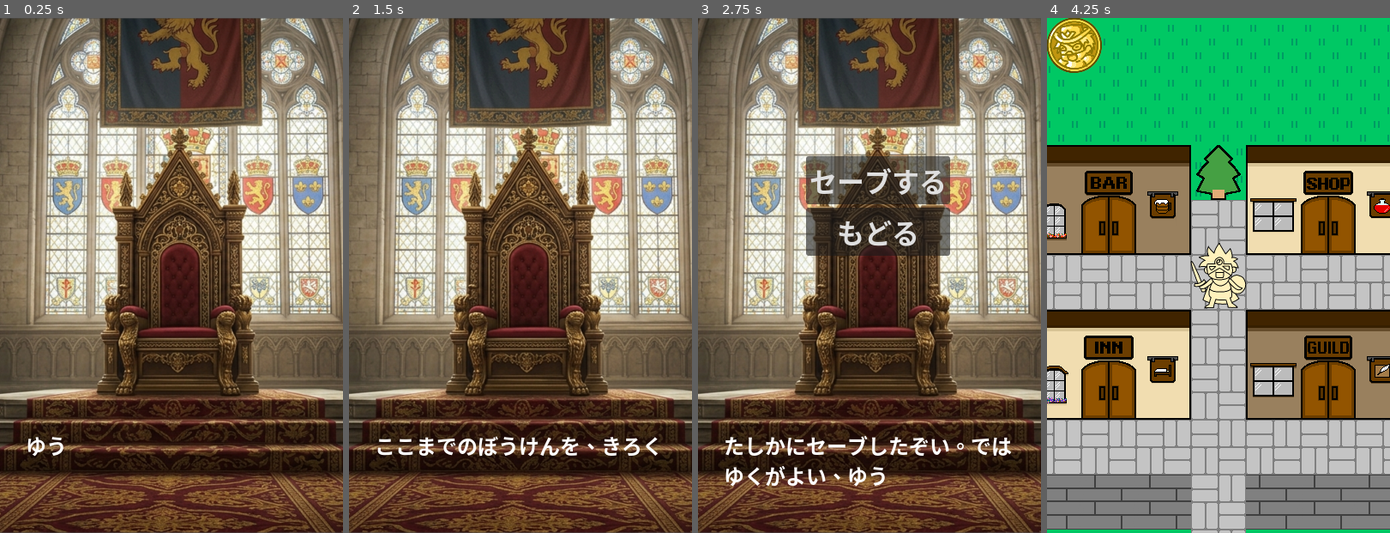
Above: before the commit, frames 1-4 (left to right).
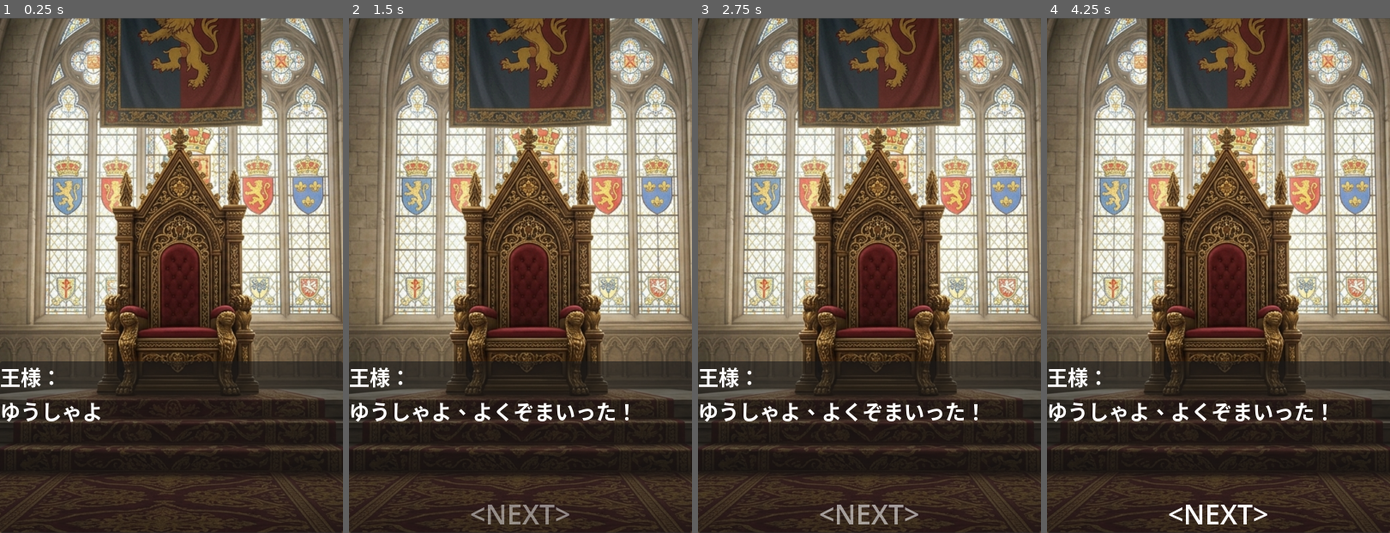
Above: after the commit, the same moments.

Repository: allgorilla/jutegame
Game: Godot game, scene res://scenes/CastleScene.tscn
The game is run twice, just before and just after one commit, with the same random seed, the same clock (stepped at 60 frames per second) and the same inputs. This scene is started directly instead of the project's main scene.
Inputs (mouse positions are in pixels of both pictures, inside the frame that each line leads up to):
- Up to frame 1 (0.25 s): no input
- Up to frame 2 (1.5 s): move the mouse to (595, 249) at 0.52 s; click (595, 249) at 0.67 s; move the mouse to (451, 301) at 1.27 s; click (451, 301) at 1.42 s
- Up to frame 3 (2.75 s): click (876, 182) at 2 s, where only the run before the commit has a clickable "セーブする"
- Up to frame 4 (4.25 s): click (1225, 234) at 2.75 s, where only the run before the commit has a clickable "もどる"; move the mouse to (1252, 162) at 3.52 s; click (1252, 162) at 3.67 s

The runs differ from the first frame. In frame 1, 19% of the frame differs, in the area x 0-100%, y 66-100%; in frame 2, 20%; in frame 3, 27%; in frame 4, 97%, in the area x 0-100%, y 0-100%.

Commit message:
メッセージを１文字づつ表示。

Diff:
--- a/project.godot
+++ b/project.godot
@@ -19,6 +19,7 @@
 
 Global="*uid://d2dcunp0yyel7"
 NetworkManager="*uid://hee1amm6wv35"
+MessageManager="*uid://db1nmu0xdahci"
 
 [display]
 
--- a/scenes/CastleScene.tscn
+++ b/scenes/CastleScene.tscn
@@ -24,57 +24,78 @@
 
 [node name="KingSprite" type="Sprite2D" parent="." unique_id=1314291357]
 
-[node name="UI" type="CanvasLayer" parent="." unique_id=1176141477]
+[node name="CanvasLayer" type="CanvasLayer" parent="." unique_id=797868029]
 
-[node name="MessageWindow" type="NinePatchRect" parent="UI" unique_id=1053294524]
-offset_left = 12.0
-offset_top = 438.0
-offset_right = 388.0
-offset_bottom = 589.0
+[node name="CommandWindow" type="NinePatchRect" parent="CanvasLayer" unique_id=1452120986]
+offset_left = 111.0
+offset_top = 153.0
+offset_right = 308.0
+offset_bottom = 283.0
+mouse_filter = 1
 
-[node name="MessageLabel" type="RichTextLabel" parent="UI/MessageWindow" unique_id=1719826917]
-layout_mode = 0
-offset_left = 18.0
-offset_top = 42.0
-offset_right = 360.0
-offset_bottom = 151.0
-theme_override_font_sizes/normal_font_size = 24
-theme_override_font_sizes/bold_font_size = 24
-theme_override_font_sizes/bold_italics_font_size = 24
-theme_override_font_sizes/italics_font_size = 24
-theme_override_font_sizes/mono_font_size = 24
-
-[node name="CommandWindow" type="NinePatchRect" parent="UI" unique_id=1452120986]
-offset_left = 112.0
-offset_top = 139.0
-offset_right = 297.0
-offset_bottom = 245.0
-
-[node name="VBoxContainer" type="VBoxContainer" parent="UI/CommandWindow" unique_id=440093212]
+[node name="VBoxContainer" type="VBoxContainer" parent="CanvasLayer/CommandWindow" unique_id=440093212]
 layout_mode = 0
 offset_left = 14.0
-offset_top = 22.0
-offset_right = 173.0
-offset_bottom = 96.0
+offset_top = 14.0
+offset_right = 182.0
+offset_bottom = 138.0
 
-[node name="SaveButton" type="Button" parent="UI/CommandWindow/VBoxContainer" unique_id=606045568]
+[node name="SaveButton" type="Button" parent="CanvasLayer/CommandWindow/VBoxContainer" unique_id=606045568]
 layout_mode = 2
 theme_override_font_sizes/font_size = 32
 text = "セーブする"
 
-[node name="BackButton" type="Button" parent="UI/CommandWindow/VBoxContainer" unique_id=1231394986]
+[node name="BackButton" type="Button" parent="CanvasLayer/CommandWindow/VBoxContainer" unique_id=1231394986]
 layout_mode = 2
 theme_override_font_sizes/font_size = 32
 text = "もどる"
 
-[node name="ScreenButton" type="Button" parent="UI" unique_id=1420836783]
-modulate = Color(1, 1, 1, 0)
+[node name="Panel" type="Panel" parent="CanvasLayer" unique_id=1084310170]
 anchors_preset = 15
 anchor_right = 1.0
 anchor_bottom = 1.0
+offset_top = 400.0
 grow_horizontal = 2
 grow_vertical = 2
 
-[connection signal="pressed" from="UI/CommandWindow/VBoxContainer/SaveButton" to="." method="_on_save_button_pressed"]
-[connection signal="pressed" from="UI/CommandWindow/VBoxContainer/BackButton" to="." method="_on_back_button_pressed"]
-[connection signal="pressed" from="UI/ScreenButton" to="." method="_on_screen_button_pressed"]
+[node name="Name" type="Label" parent="CanvasLayer/Panel" unique_id=1078971357]
+layout_mode = 0
+offset_right = 40.0
+offset_bottom = 24.0
+mouse_filter = 1
+theme_override_font_sizes/font_size = 24
+text = "王様："
+
+[node name="MessageLabel" type="RichTextLabel" parent="CanvasLayer/Panel" unique_id=1439631490]
+layout_mode = 1
+anchors_preset = 14
+anchor_top = 0.5
+anchor_right = 1.0
+anchor_bottom = 0.5
+offset_top = -60.0
+offset_bottom = 50.0
+grow_horizontal = 2
+grow_vertical = 2
+mouse_filter = 1
+theme_override_font_sizes/normal_font_size = 24
+
+[node name="NextGuide" type="Label" parent="CanvasLayer/Panel" unique_id=1320177935]
+layout_mode = 1
+anchors_preset = 7
+anchor_left = 0.5
+anchor_top = 1.0
+anchor_right = 0.5
+anchor_bottom = 1.0
+offset_left = -24.0
+offset_top = -24.0
+offset_right = 24.0
+grow_horizontal = 2
+grow_vertical = 0
+mouse_filter = 1
+theme_override_font_sizes/font_size = 32
+text = "<NEXT>"
+
+[node name="AnimationPlayer" type="AnimationPlayer" parent="CanvasLayer/Panel/NextGuide" unique_id=1715075077]
+
+[connection signal="pressed" from="CanvasLayer/CommandWindow/VBoxContainer/SaveButton" to="." method="_on_save_button_pressed"]
+[connection signal="pressed" from="CanvasLayer/CommandWindow/VBoxContainer/BackButton" to="." method="_on_back_button_pressed"]
--- a/scripts/BarScene.gd
+++ b/scripts/BarScene.gd
@@ -15,6 +15,7 @@
 
 func _ready():
 	update_ui()
+	next_guide.hide()
 	# 昨日のフェードイン処理（明るくする）
 	var changer = get_tree().root.get_node_or_null("SceneChanger")
 	if changer:
@@ -24,24 +25,26 @@
 	_show_message()
 	message_panel.gui_input.connect(_on_panel_gui_input)
 
-# パネル上での入力イベント
+func _show_message():
+	# NEXTガイドを隠して文字表示開始
+	next_guide.hide()
+
+	var txt = messages[current_msg_index]
+
+	# 1. 文字を表示
+	await MessageManager.display_text(message_label, txt)
+
+	# 2. 表示が終わったら点滅開始
+	next_guide.show()
+	MessageManager.start_next_animation(next_guide)
+
 func _on_panel_gui_input(event):
-	# 左クリックまたはスマホのタップを検知
 	if event is InputEventMouseButton and event.pressed and event.button_index == MOUSE_BUTTON_LEFT:
+		# 文字を読んでいる最中のタップをガード（お好みでスキップ処理を入れてもOK）
+		if MessageManager.current_state == MessageManager.MsgState.READING:
+			return
+
 		_advance_message()
-
-func _show_message():
-	message_label.text = messages[current_msg_index]
-	_start_next_animation()
-
-func _start_next_animation():
-	# 以前の動きをキャンセル
-	var tween = create_tween().set_loops() # 無限ループ設定
-
-	# 透明度を1秒かけて点滅させる例
-	next_guide.modulate.a = 1.0
-	tween.tween_property(next_guide, "modulate:a", 0.3, 0.6).set_trans(Tween.TRANS_SINE)
-	tween.tween_property(next_guide, "modulate:a", 1.0, 0.6).set_trans(Tween.TRANS_SINE)
 
 func _advance_message():
 	current_msg_index += 1
--- a/scripts/CastleScene.gd
+++ b/scripts/CastleScene.gd
@@ -3,66 +3,70 @@
 enum State { READING, WAIT_TAP, COMMAND, FINISHED }
 var current_state = State.READING
 
-@onready var message_label = $UI/MessageWindow/MessageLabel
-@onready var command_window = $UI/CommandWindow # 枠
-@onready var screen_button = $UI/ScreenButton # 画面全体の透明ボタン
+@onready var command_window = $CanvasLayer/CommandWindow # 枠
+@onready var message_panel = $CanvasLayer/Panel # メッセージ枠本体
+@onready var message_label = $CanvasLayer/Panel/MessageLabel
+@onready var next_guide = $CanvasLayer/Panel/NextGuide
 
 func _ready():
 	command_window.hide()
-	# 昨日のフェードイン処理（明るくする）
+	next_guide.hide()
+	# 以前実装したフェードイン処理
 	var changer = get_tree().root.get_node_or_null("SceneChanger")
 	if changer:
 		var anim = changer.get_node("AnimationPlayer")
 		anim.play_backwards("fade")
-		await anim.animation_finished	# 最初のメッセージ
-	display_text("ゆうしゃよ、よくぞまいった！")
+		await anim.animation_finished
+
+	# 共通マネージャーで王様のセリフを表示
+	_show_message("ゆうしゃよ、よくぞまいった！")
+	message_panel.gui_input.connect(_on_panel_gui_input)
+
+# メッセージ表示とNEXTガイドの制御をまとめた内部関数
+func _show_message(txt):
+	next_guide.hide() # 表示中はガイドを隠す
+	current_state = State.READING
+
+	# 共通処理で文字を表示
+	await MessageManager.display_text(message_label, txt)
+
+	# 表示完了後にガイドを出して点滅開始
+	next_guide.show()
+	MessageManager.start_next_animation(next_guide)
 	current_state = State.WAIT_TAP
 
-func display_text(txt):
-	current_state = State.READING
-	message_label.text = txt
-	message_label.visible_ratio = 0
-	var duration = txt.length() * 0.1 # 文字数に合わせて速度調整
-	var tween = create_tween()
-	tween.tween_property(message_label, "visible_ratio", 1.0, duration)
-	await tween.finished
-
-# 画面全体タップ（透明ボタン）
-func _on_screen_button_pressed():
-	if current_state == State.WAIT_TAP:
-		# 最初のセリフが終わってタップされたら、次の問いかけへ
-		display_text("ここまでのぼうけんを、きろくしておくかね？")
-		current_state = State.WAIT_TAP
-		await get_tree().create_timer(1.2).timeout
-		show_commands()
-	elif current_state == State.FINISHED:
-		# 全ての会話が終わってタップされたらマップに戻る
-		return_to_map()
+func _on_panel_gui_input(event):
+	if event is InputEventMouseButton and event.pressed and event.button_index == MOUSE_BUTTON_LEFT:
+		# 文字を読んでいる最中のタップをガード（お好みでスキップ処理を入れてもOK）
+		if MessageManager.current_state == MessageManager.MsgState.WAIT_TAP:
+			_show_message("ここまでのぼうけんを、きろくしておくかね？")
+			await get_tree().create_timer(1.2).timeout
+			show_commands()
+		elif MessageManager.current_state == MessageManager.MsgState.READING:
+			return
+		elif current_state == State.FINISHED:
+			return_to_map()
 
 func show_commands():
 	current_state = State.COMMAND
 	command_window.show()
-	# コマンド選択中は画面全体の透明ボタンを無効化（誤爆防止）
-	screen_button.mouse_filter = Control.MOUSE_FILTER_IGNORE
 
 # --- ボタンの処理 ---
 
 func _on_save_button_pressed():
 	command_window.hide()
-	screen_button.mouse_filter = Control.MOUSE_FILTER_STOP
 
 	# --- 実際のセーブ処理を組み込み ---
 	NetworkManager.save_player_data()
 	# --------------------------------
 
-	display_text("たしかにセーブしたぞい。ではゆくがよい、ゆうしゃよ！")
+	_show_message("たしかにセーブしたぞい。ではゆくがよい、ゆうしゃよ！")
 	current_state = State.FINISHED
 
 func _on_back_button_pressed():
 	command_window.hide()
-	screen_button.mouse_filter = Control.MOUSE_FILTER_STOP
 	# もどる選択時のメッセージを表示
-	display_text("セーブしないともうすか。ではゆくがよい、ゆうしゃよ！")
+	_show_message("セーブしないともうすか。ではゆくがよい、ゆうしゃよ！")
 	current_state = State.FINISHED
 
 # マップへ戻る
--- /dev/null
+++ b/scripts/MessageManager.gd
@@ -0,0 +1,40 @@
+# MessageManager.gd
+extends Node
+
+enum MsgState { READING, WAIT_TAP, IDLE }
+var current_state = MsgState.IDLE
+
+# アニメーションを保持する変数（新しいアニメが始まったら古い方を止めるため）
+var _current_tween: Tween
+
+func display_text(label: Control, txt: String, speed: float = 0.05) -> void:
+	# 以前のアニメーション（点滅など）が動いていたら止める
+	if _current_tween:
+		_current_tween.kill()
+
+	current_state = MsgState.READING
+
+	# テキスト設定
+	if label is RichTextLabel or label is Label:
+		label.text = txt
+
+	label.visible_ratio = 0
+
+	var duration = txt.length() * speed
+	var tween = label.create_tween()
+	tween.tween_property(label, "visible_ratio", 1.0, duration)
+
+	await tween.finished
+	current_state = MsgState.WAIT_TAP
+
+# NEXTガイド（矢印など）を点滅させる共通関数
+func start_next_animation(target: CanvasItem):
+	# 既存のアニメがあれば止める
+	if _current_tween:
+		_current_tween.kill()
+
+	_current_tween = target.create_tween().set_loops()
+
+	target.modulate.a = 1.0
+	_current_tween.tween_property(target, "modulate:a", 0.3, 0.6).set_trans(Tween.TRANS_SINE)
+	_current_tween.tween_property(target, "modulate:a", 1.0, 0.6).set_trans(Tween.TRANS_SINE)
Not shown, added: scripts/MessageManager.gd.uid
